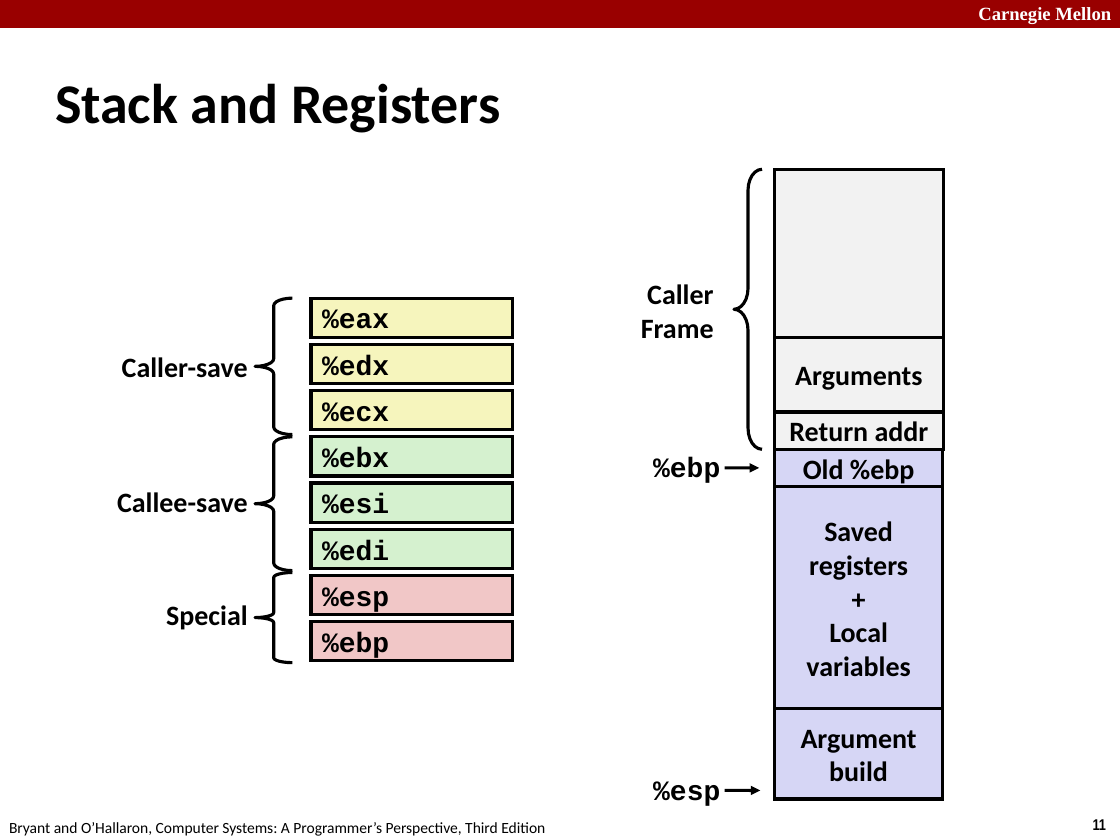
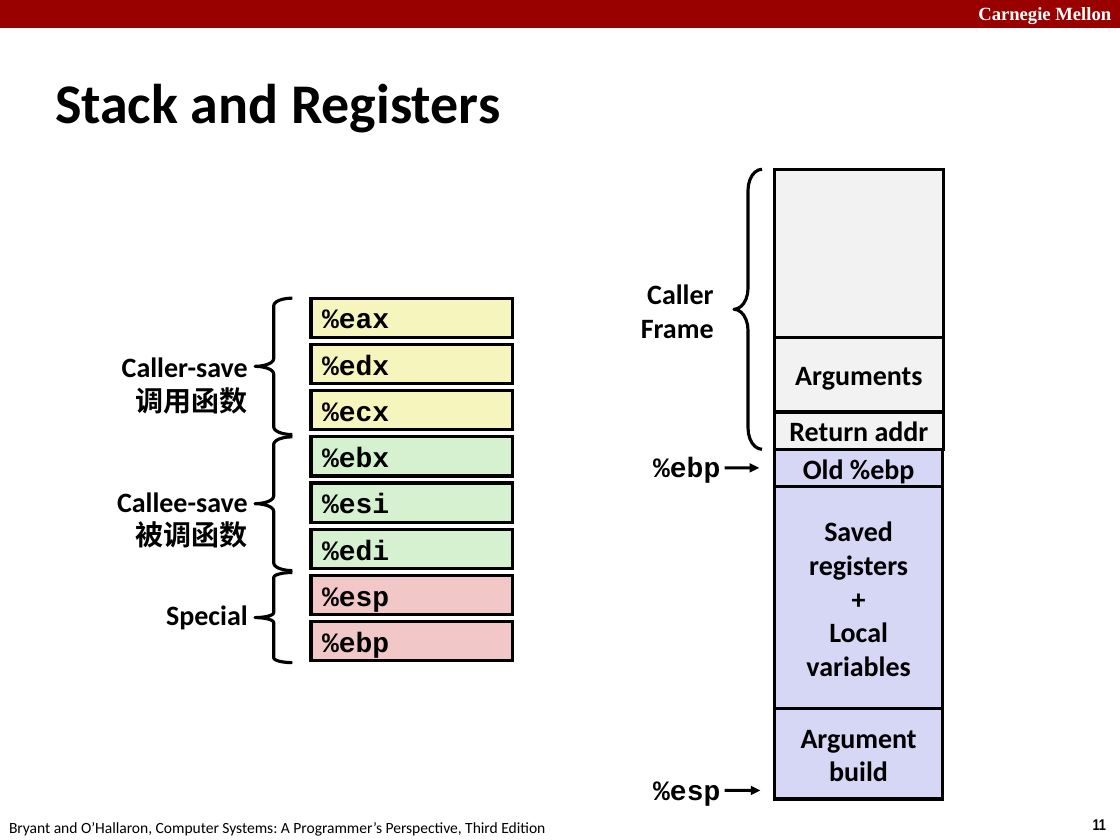
Before and after one commit to zhenli1347/MYCSAPP, a slide deck: slide 11 of Recitation1/00-readme.pptx. Drawn at 1120x840 pixels with LibreOffice and Linux fonts; fonts in the diff are those of the drawing. Boxes give left, top, right and bottom in pixels: in the first picture for what was removed or moved away, otherwise in the second. Text is boxed around its words. In the diff, an @@ line names an element or a change of style, - is before the commit and + after.

```diff
--- a/Recitation1/00-readme.pptx
+++ b/Recitation1/00-readme.pptx
@@ text at <box>136,387,248,414</box>: paragraph added @@
+调用函数
@@ text at <box>136,521,248,548</box>: paragraph added @@
+被调函数
```
Also in this commit, not shown: 1 other slide changed, 1 other file.
